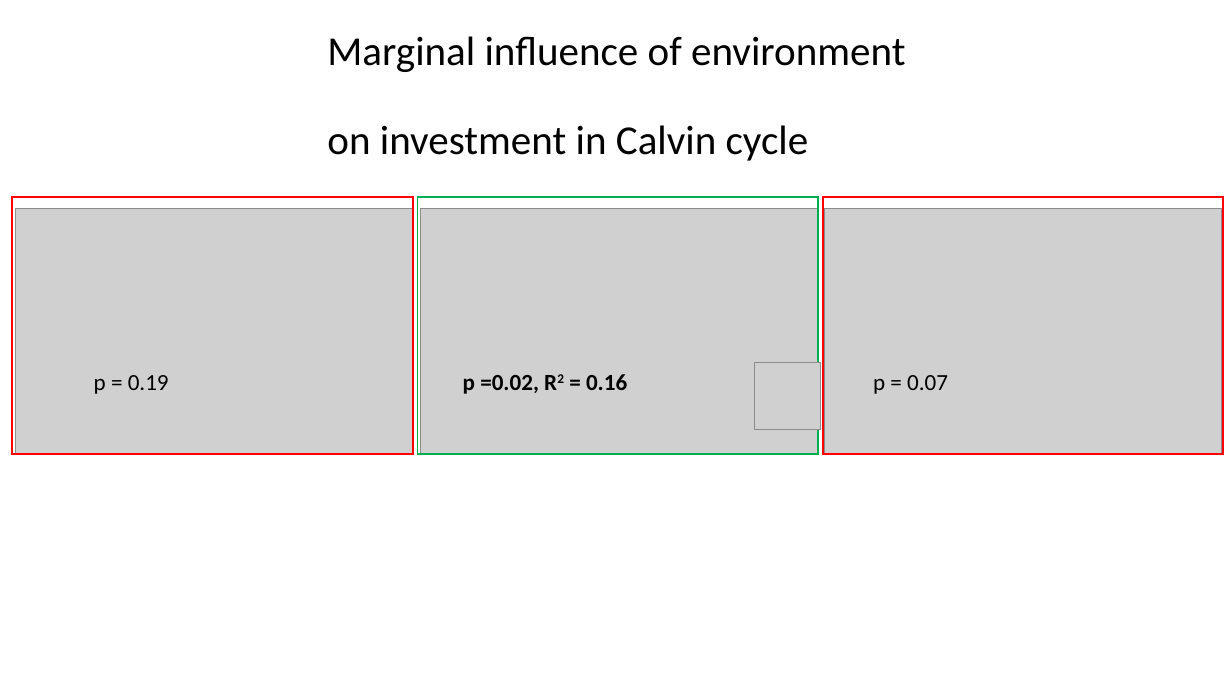
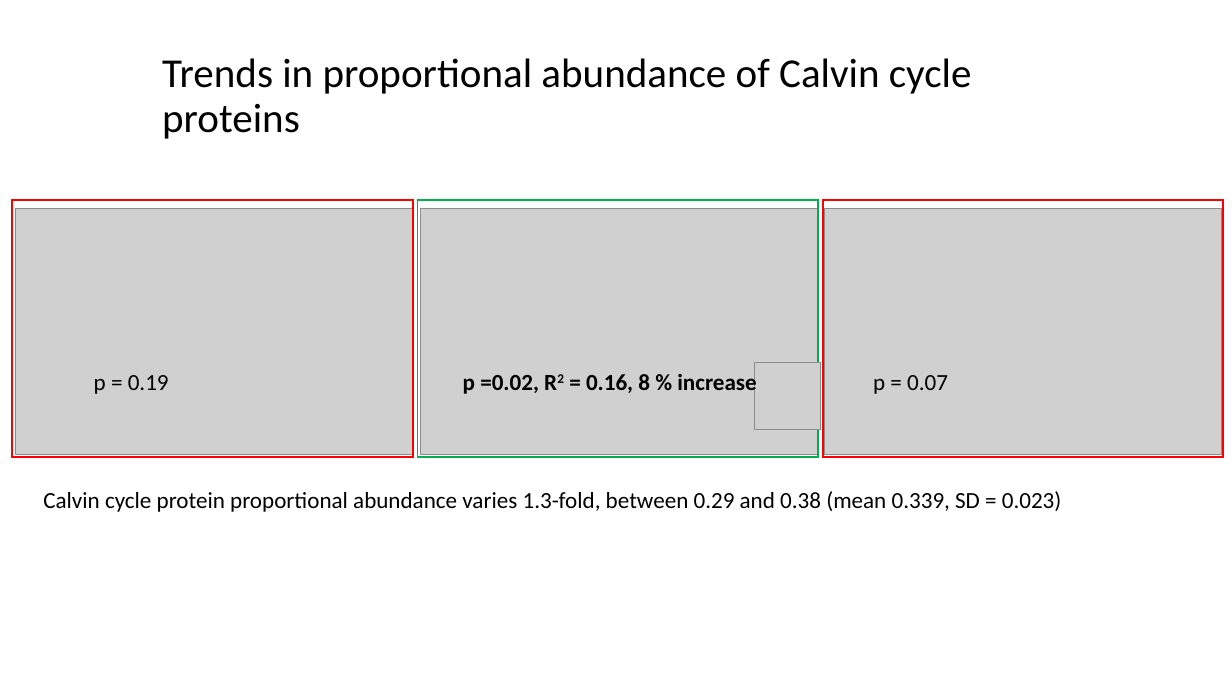
Before and after one commit to jamesrlawson/leaf_proteomics, a slide deck: slide 11 of docs/talks/ANU talk/ANU talk results.pptx. Drawn at 1232x693 pixels with LibreOffice and Linux fonts; fonts in the diff are those of the drawing; grey boxes stand for pictures. Boxes give left, top, right and bottom in pixels: in the first picture for what was removed or moved away, otherwise in the second. Text is boxed around its words. In the diff, an @@ line names an element or a change of style, - is before the commit and + after.

```diff
--- a/docs/talks/ANU talk/ANU talk results.pptx
+++ b/docs/talks/ANU talk/ANU talk results.pptx
@@ title at <box>162,58,972,139</box>: text changed @@
-Marginal influence of environment
-on investment in Calvin cycle
+Trends in proportional abundance of Calvin cycle proteins
@@ 3 rectangles: place and size @@
-3 rectangles at <box>12,197,1224,454</box>
+3 rectangles at <box>12,201,1224,457</box>
@@ text at <box>463,371,756,397</box>: text changed @@
-p =0.02, R2 = 0.16
+p =0.02, R2 = 0.16, 8 % increase
@@ text added at <box>43,491,1062,512</box>, 18 pt, text #000000 @@
+Calvin cycle protein proportional abundance varies 1.3-fold, between 0.29 and 0.38 (mean 0.339, SD = 0.023)
```
Also in this commit, not shown: 7 other slides changed, 3 slides added, 3 slides removed, 9 other files.
